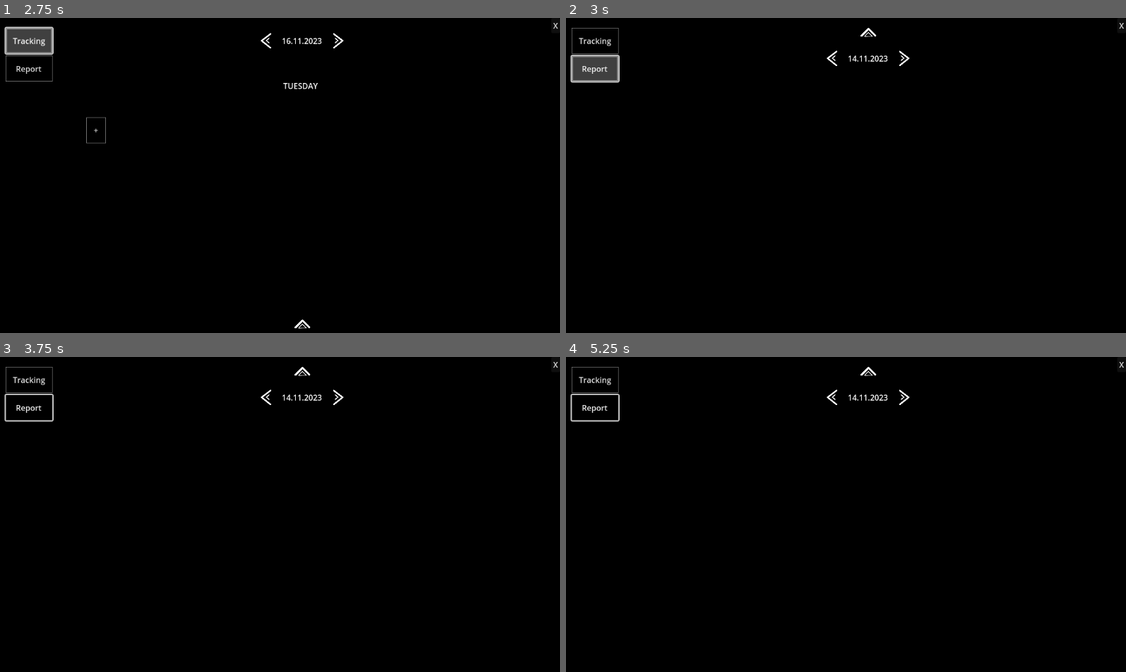
Above: before the commit, frames 1-4 (two rows, left to right).
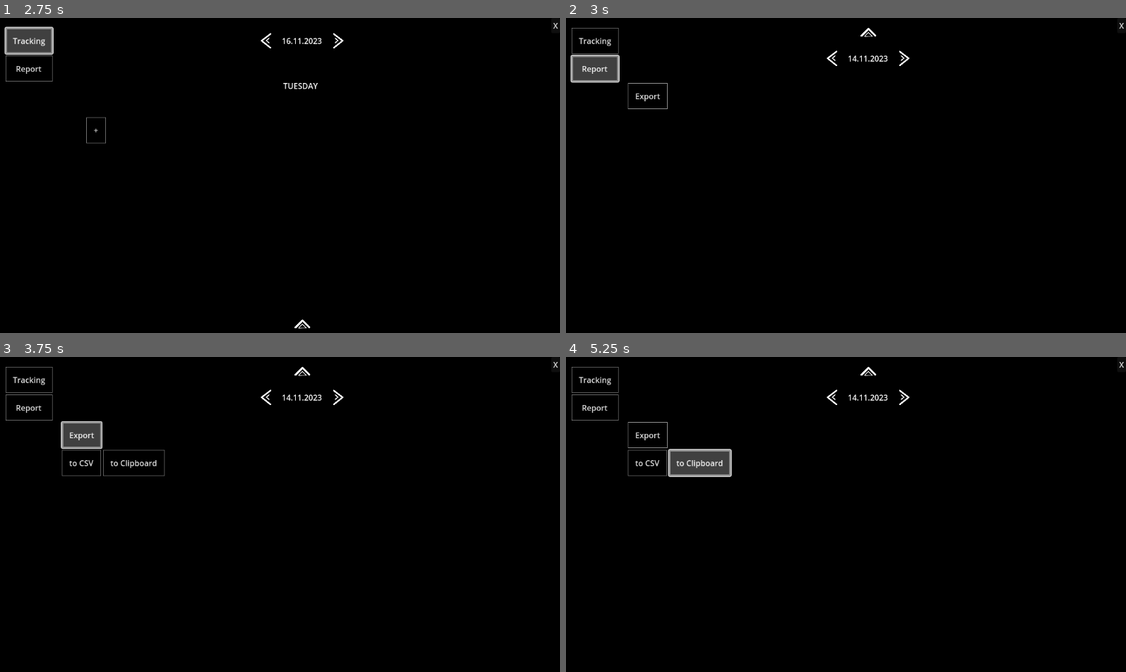
Above: after the commit, the same moments.

Repository: TobsF/snaptracker
Game: Godot game, scene res://src/tracker.tscn
Two runs of this game, one before a commit and one after it. Both use one fixed random seed, a clock stepped at 60 frames per second and the inputs below.
Inputs (mouse positions are in pixels of both pictures, inside the frame that each line leads up to):
- Up to frame 1 (2.75 s): click (336, 40) at 0.5 s; click (336, 40) at 1.25 s; click "Tracking" at 2 s
- Up to frame 2 (3 s): click "Report" at 2.75 s
- Up to frame 3 (3.75 s): click (84, 435) at 3.5 s, where only the run after the commit has a clickable "Export"
- Up to frame 4 (5.25 s): click (650, 464) at 4.25 s, where only the run after the commit has a clickable "to CSV"; click (700, 464) at 5 s, where only the run after the commit has a clickable "to Clipboard"

Frame 1 is identical in both runs. In frame 2, 0.1% of the frame differs, in the area x 10-19%, y 20-29%; in frame 3, 1.1%; in frame 4, 1.4%, in the area x 0-30%, y 11-39%.

Commit message:
csv export of reports to clipboard

Diff:
--- a/src/activities/activity.gd
+++ b/src/activities/activity.gd
@@ -21,13 +21,7 @@
 	_old_name = get_activity_name()
 
 func _process(_delta: float) -> void:
-	var minutes: int = int(time_seconds) / 60 % 60
-	var seconds: int = int(time_seconds) % 60
-	var hours: int = int(time_seconds) / 3600
-
-	# Format the time as "HH:MM:SS"
-	var formatted_time: String = "%02d:%02d:%02d" % [hours, minutes, seconds]
-	$TimerEdit.text = formatted_time
+	$TimerEdit.text = TimeFormatter.format(time_seconds)
 
 func get_allotted_time() -> int:
 	return time_seconds
--- /dev/null
+++ b/src/report/Export.gd
@@ -0,0 +1,56 @@
+extends HBoxContainer
+class_name CsvExport
+
+var selected_reports: Array[DailyReport]
+
+const CSV_SEPARATOR: String = ';'
+const LINE_SEPARATOR: String = '\n'
+const CSV_HEADER_LINE: int = 0
+
+@onready var export_buttons_container: HBoxContainer = $VBoxContainer/ExportButtonsContainer
+
+
+func _on_export_pressed() -> void:
+	export_buttons_container.visible = not export_buttons_container.visible
+
+
+func _on_csv_export_button_pressed() -> void:
+	pass # Replace with function body.
+
+
+func _on_clipboard_export_button_pressed() -> void:
+	DisplayServer.clipboard_set(_create_csv_string(selected_reports))
+
+func _create_csv_string(reports: Array[DailyReport]) -> String:
+	var csv_lines: Array[String] = [';']
+	var activity_position: Dictionary = {}
+	var columns: int = 1
+
+	for report: DailyReport in reports:
+		csv_lines[CSV_HEADER_LINE] += _get_date_header_string(report)
+		for activity in report.get_activities():
+			var formatted_time: String = TimeFormatter.format(report.get_time_for_activity(activity).time)
+			if activity_position.has(activity):
+				csv_lines[activity_position.get(activity)] += formatted_time
+			else:
+				activity_position[activity] = csv_lines.size()
+				var new_line = _sanitize(activity) + CSV_SEPARATOR.repeat(columns) + formatted_time
+				csv_lines.append(new_line)
+		columns += 1
+		_append_separator(csv_lines)
+	return csv_lines.reduce(func(accum, next_line): return accum + LINE_SEPARATOR + next_line, "")
+
+func _get_date_header_string(report: DailyReport) -> String:
+	# TODO maybe i18n
+	return report.date.to_key()
+
+func _append_separator(csv_lines: Array[String]) -> void:
+	var i := 0
+	for line: String in csv_lines:
+		csv_lines[i] += CSV_SEPARATOR
+		i += 1
+
+func _sanitize(input: String) -> String:
+	if input.contains(CSV_SEPARATOR):
+		return '"' + input + '"'
+	return input
--- /dev/null
+++ b/src/report/Export.tscn
@@ -0,0 +1,30 @@
+[gd_scene load_steps=2 format=3 uid="uid://d0lfsgpdbhe3v"]
+
+[ext_resource type="Script" path="res://src/report/Export.gd" id="1_c37de"]
+
+[node name="Export" type="HBoxContainer"]
+script = ExtResource("1_c37de")
+
+[node name="VBoxContainer" type="VBoxContainer" parent="."]
+layout_mode = 2
+
+[node name="Export" type="Button" parent="VBoxContainer"]
+layout_mode = 2
+size_flags_horizontal = 0
+text = "Export"
+
+[node name="ExportButtonsContainer" type="HBoxContainer" parent="VBoxContainer"]
+visible = false
+layout_mode = 2
+
+[node name="CsvExportButton" type="Button" parent="VBoxContainer/ExportButtonsContainer"]
+layout_mode = 2
+text = "to CSV"
+
+[node name="ClipboardExportButton" type="Button" parent="VBoxContainer/ExportButtonsContainer"]
+layout_mode = 2
+text = "to Clipboard"
+
+[connection signal="pressed" from="VBoxContainer/Export" to="." method="_on_export_pressed"]
+[connection signal="pressed" from="VBoxContainer/ExportButtonsContainer/CsvExportButton" to="." method="_on_csv_export_button_pressed"]
+[connection signal="pressed" from="VBoxContainer/ExportButtonsContainer/ClipboardExportButton" to="." method="_on_clipboard_export_button_pressed"]
--- a/src/report/report_view.gd
+++ b/src/report/report_view.gd
@@ -1,4 +1,8 @@
 extends VBoxContainer
+
+var interval_start: Date
+var interval_end: Date
+var selected_day: Date
 
 @onready var interval_picker: IntervalPicker = %IntervalPicker
 @onready var report: Report = %Report
@@ -6,13 +10,18 @@
 @onready var total_label: Label = %TotalLabel
 @onready var total_check_button: CheckButton = %TotalCheckButton
 @onready var interval_control_container: HBoxContainer = %IntervalControlContainer
+@onready var export: CsvExport = $ButtonMargin/HButtonContainer/Export
 
+func _ready() -> void:
+	selected_day = SelectedDay.selected_day.duplicated()
+	export.selected_reports = _get_reports_between_dates(selected_day, selected_day)
 
 func _on_display_interval_button_pressed() -> void:
 	interval_picker.visible = not interval_picker.visible
 
-
 func _on_interval_picker_new_interval(start: Date, end: Date) -> void:
+	interval_start = start.duplicated()
+	interval_end = end.duplicated()
 	report.set_interval(start, end)
 	day_selector.set_interval(start, end)
 	interval_control_container.show()
@@ -22,7 +31,9 @@
 
 
 func _on_day_selector_new_day(_old_day: Date, new_day: Date) -> void:
+	selected_day = new_day.duplicated()
 	report.open_new_day(new_day)
+	export.selected_reports = _get_reports_between_dates(selected_day, selected_day)
 
 
 func _on_total_check_button_toggled(toggled_on: bool) -> void:
@@ -30,12 +41,16 @@
 	if toggled_on:
 		total_label.show()
 		day_selector.hide()
+		export.selected_reports = _get_reports_between_dates(interval_start, interval_end)
 	else:
 		total_label.hide()
 		day_selector.show()
+		export.selected_reports = _get_reports_between_dates(selected_day, selected_day)
 
 
 func _on_interval_reset_button_pressed() -> void:
+	interval_start = selected_day
+	interval_end = selected_day
 	interval_picker.clear_interval()
 	interval_control_container.hide()
 	total_label.hide()
@@ -45,3 +60,16 @@
 func _on_interval_picker_reset_interval() -> void:
 	report.clear_interval()
 	day_selector.clear_interval()
+
+func _get_reports_between_dates(start: Date, end: Date) -> Array[DailyReport]:
+	var reports: Array[DailyReport] = [_get_daily_report_or_date(start)]
+	var iterator: Date = start.duplicated()
+	while iterator.compare(end) < 0:
+		iterator = Date.get_next(iterator)
+		reports.append(_get_daily_report_or_date(iterator))
+
+	return reports
+
+func _get_daily_report_or_date(day: Date) -> DailyReport:
+	var report: DailyReport = LoadedReports.get_daily_report(day)
+	return DailyReport.new(day, {}) if report == null else report
--- a/src/report/report_view.tscn
+++ b/src/report/report_view.tscn
@@ -7,6 +7,7 @@
 [ext_resource type="Texture2D" uid="uid://ddsrge8bsgij8" path="res://resources/buttons/unfold.png" id="2_p7x26"]
 [ext_resource type="Texture2D" uid="uid://b14squkq4hdi" path="res://resources/buttons/unfold_hover.png" id="3_ts4gc"]
 [ext_resource type="BitMap" uid="uid://blimld5uev4mj" path="res://resources/buttons/unfold_flipped_v_clickmask.png" id="4_a5ad8"]
+[ext_resource type="PackedScene" uid="uid://d0lfsgpdbhe3v" path="res://src/report/Export.tscn" id="7_poawe"]
 
 [node name="ReportView" type="VBoxContainer"]
 size_flags_horizontal = 3
@@ -43,17 +44,29 @@
 size_flags_horizontal = 4
 text = "Total"
 
-[node name="IntervalControlContainer" type="HBoxContainer" parent="."]
+[node name="ButtonMargin" type="MarginContainer" parent="."]
+layout_mode = 2
+theme_override_constants/margin_left = 15
+
+[node name="HButtonContainer" type="HBoxContainer" parent="ButtonMargin"]
+layout_mode = 2
+
+[node name="Export" parent="ButtonMargin/HButtonContainer" instance=ExtResource("7_poawe")]
+layout_mode = 2
+size_flags_horizontal = 3
+
+[node name="IntervalControlContainer" type="HBoxContainer" parent="ButtonMargin/HButtonContainer"]
 unique_name_in_owner = true
 visible = false
 layout_mode = 2
 size_flags_horizontal = 8
+size_flags_vertical = 0
 
-[node name="IntervalResetButton" type="Button" parent="IntervalControlContainer"]
+[node name="IntervalResetButton" type="Button" parent="ButtonMargin/HButtonContainer/IntervalControlContainer"]
 layout_mode = 2
 text = "Reset Interval"
 
-[node name="TotalCheckButton" type="CheckButton" parent="IntervalControlContainer"]
+[node name="TotalCheckButton" type="CheckButton" parent="ButtonMargin/HButtonContainer/IntervalControlContainer"]
 unique_name_in_owner = true
 layout_mode = 2
 size_flags_horizontal = 8
@@ -81,5 +94,5 @@
 [connection signal="reset_interval" from="IntervalPicker" to="." method="_on_interval_picker_reset_interval"]
 [connection signal="pressed" from="ButtonContainer/DisplayIntervalButton" to="." method="_on_display_interval_button_pressed"]
 [connection signal="new_day" from="DaySelector" to="." method="_on_day_selector_new_day"]
-[connection signal="pressed" from="IntervalControlContainer/IntervalResetButton" to="." method="_on_interval_reset_button_pressed"]
-[connection signal="toggled" from="IntervalControlContainer/TotalCheckButton" to="." method="_on_total_check_button_toggled"]
+[connection signal="pressed" from="ButtonMargin/HButtonContainer/IntervalControlContainer/IntervalResetButton" to="." method="_on_interval_reset_button_pressed"]
+[connection signal="toggled" from="ButtonMargin/HButtonContainer/IntervalControlContainer/TotalCheckButton" to="." method="_on_total_check_button_toggled"]
--- /dev/null
+++ b/src/time_formatter.gd
@@ -0,0 +1,10 @@
+extends Node
+class_name TimeFormatter
+
+# Format the time as "HH:MM:SS"
+static func format(time_in_seconds: int) -> String:
+	var minutes: int = int(time_in_seconds) / 60 % 60
+	var seconds: int = int(time_in_seconds) % 60
+	var hours: int = int(time_in_seconds) / 3600
+
+	return "%02d:%02d:%02d" % [hours, minutes, seconds]
--- a/src/tracker.gd
+++ b/src/tracker.gd
@@ -68,7 +68,7 @@
 	current_tracking.set_current(current)
 
 
-func _on_current_tracking_clicked(current: Activity) -> void:
+func _on_current_tracking_clicked(_current: Activity) -> void:
 	if is_instance_valid(report_node):
 		_on_tracking_button_pressed()
 	elif is_instance_valid(tracking_node):
Not shown: 1 places in src/report/report_view.tscn that only renumber resources
